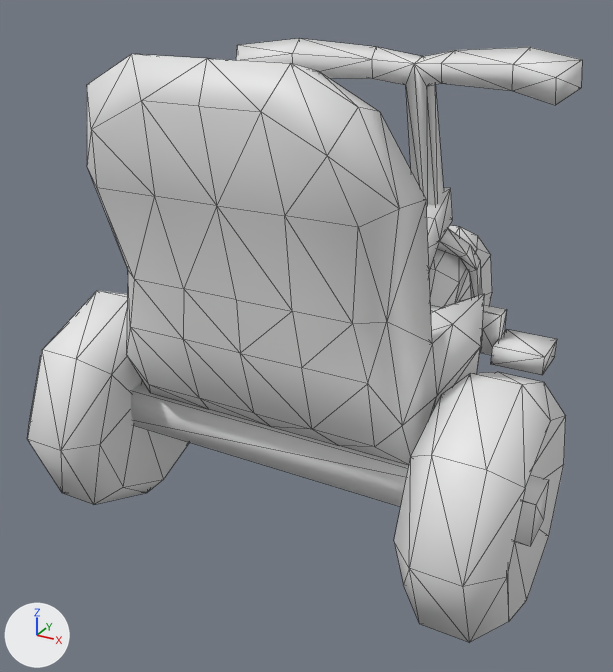
Renders of the Blender file data/models/tricycle/tricycle.blend from each side of a commit.
Camera for both pictures: a 50 mm lens placed at (4.42, -10.0, 6.65), pointed at (-0.67, -0.76, 2.03). The lights are fixed; the arrows at lower left show +X, +Y and +Z. Mesh edges are drawn as thin lines. Materials are left out; every surface is plain grey.
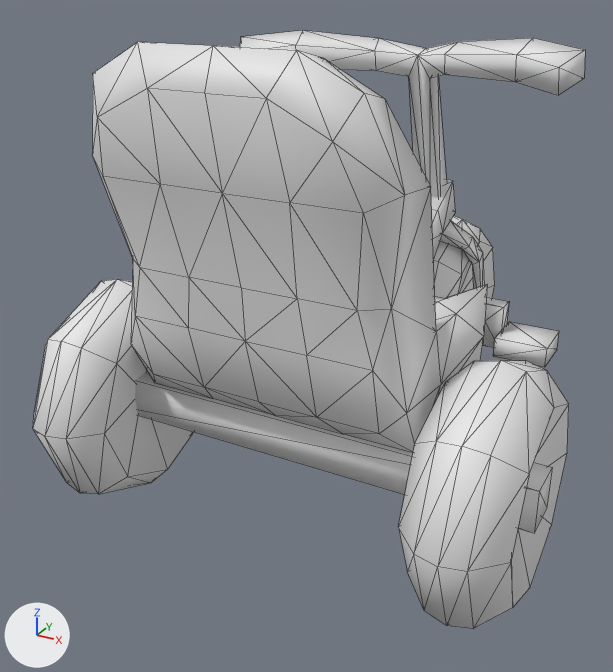
The change, as a list of edits to the scene's bpy script:
```text
Change me_cube_004:
    used by ob_cube_004; location = (2.27, 3.34, 0.51)
    remove me_cube_004.from_pydata(...)  # 316 vertices, 592 faces; spans x -5.24..0.75, y -7.28..0.63, z -0.5..5.39
    add me_cube_004.from_pydata(...)  # 340 vertices, 640 faces; spans x -6.55..1.49, y -1.54..4.4, z -4.3..1.69
    me_cube_004 part 1: a new loose piece, a box spanning x -5.46..-4.68, y -0.71..-0.39, z -3.19..-2.37
    me_cube_004 part 2: the loose piece of 16 vertices spanning x -3.33..-1.16, y -0.93..-0.63, z 0.32..1.44 is multiplied about its middle by the matrix ((0.0, -1.0, 0.0), (0.0, 0.0, 1.0), (-1.0, 0.0, 0.0)), then moved by (-2.83, 0.68, -2.19)
    me_cube_004 part 3: the loose piece of 60 vertices spanning x -4.57..0.06, y -3.42..-0.62, z 0.73..5.22 is multiplied about its middle by the matrix ((0.0, -1.0, 0.0), (0.0, 0.0, 1.0), (-1.0, 0.0, 0.0)), then moved by (-1.58, 4.01, -4.27)
    me_cube_004 part 4: the loose piece of 24 vertices spanning x -2.53..-1.98, y -5.5..-1.18, z 0.84..3.08 is multiplied about its middle by the matrix ((0.0, -1.0, 0.0), (0.0, 0.0, 1.0), (-1.0, 0.0, 0.0)), then moved by (-0.26, 4.32, -3.26)
    me_cube_004 part 5: the loose piece of 90 vertices spanning x -4.08..-0.58, y -7.15..-2.92, z 1.25..5.39 is multiplied about its middle by the matrix ((0.0, -1.0, 0.0), (0.0, 0.0, 1.0), (-1.0, 0.0, 0.0)), then moved by (1.51, 7.37, -4.54)
    me_cube_004 part 6: a new loose piece, a box spanning x -0.25..0.25, y -0.23..0.27, z -4.3..1.66
    me_cube_004 part 7: a new loose piece of 42 vertices spanning x -6.55..-3.59, y -1.54..1.41, z -1.87..-0.75
    me_cube_004 part 8: a new loose piece of 42 vertices spanning x -1.47..1.49, y -1.48..1.48, z -4.29..-3.17
    me_cube_004 part 9: a new loose piece of 42 vertices spanning x -1.47..1.49, y -1.48..1.48, z 0.57..1.69
    me_cube_004 part 10: 6 loose pieces with 126 vertices, spanning x -5.24..0.75, y -7.28..0.63, z -0.5..2.39, are deleted
Change ob_cube_004:
    ob_cube_004.location: (2.27, 3.34, 0.51) -> (-1.29, -2.41, 1.58)
    ob_cube_004.rotation_euler: (0.0, 0.0, 0.0) -> (1.571, 0.0, -1.571)  # degrees (0, 0, 0) -> degrees (90, 0, -90)
```

Boxes [x1, y1, x2, y2] around the edits, measured in the pictures (613 x 672 px; the box of a moved part takes in the faces that stretch with it):
'Cube.004', reshaped, moved, turned
    before: [27, 38, 582, 642]
    after: [33, 30, 585, 629]
part 1 of me_cube_004, added
    after: [493, 322, 559, 367]
part 2 of me_cube_004, moved or reshaped
    before: [458, 301, 507, 355]
    after: [483, 297, 509, 347]
part 3 of me_cube_004, moved or reshaped
    before: [236, 38, 582, 298]
    after: [240, 30, 585, 289]
part 4 of me_cube_004, moved or reshaped
    before: [426, 188, 453, 272]
    after: [431, 180, 455, 260]
part 5 of me_cube_004, moved or reshaped
    before: [87, 54, 484, 465]
    after: [92, 42, 487, 453]
part 6 of me_cube_004, added
    after: [135, 372, 552, 533]
part 7 of me_cube_004, added
    after: [434, 216, 495, 298]
part 8 of me_cube_004, added
    after: [399, 360, 569, 629]
part 9 of me_cube_004, added
    after: [33, 279, 194, 494]
part 10 of me_cube_004, deleted
    before: [27, 225, 566, 642]
